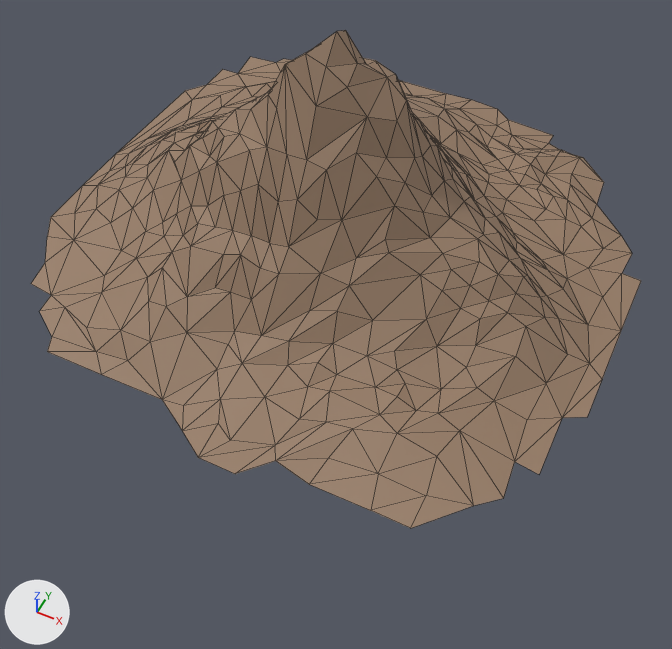
The FBX model Meshes/Mountains/Mountain_04.fbx: old version first, new version second.
Rendered twice from a camera (50 mm lens) standing at (97.0, -194.0, 198.0) and looking at (13.0, -26.0, -12.0). The lights are fixed; the arrows at lower left show +X, +Y and +Z. Mesh edges are drawn as thin lines. Where no turn or scale is listed for an object, it has been applied to the vertices.

Before the edit, the objects in view are built like this:
```python
mat_mountain = principled_material('Mountain')
mat_mountain.base_color = (0.31, 0.205, 0.135)  # brown #977d67
mat_mountain.roughness = 0.69
me_mountain_04 = bpy.data.meshes.new('Mountain_04')
me_mountain_04.from_pydata(...)  # 434 vertices, 814 faces; spans x -85.0..91.0, y -91.0..85.0, z -3.0..76.0
me_mountain_04.materials.append(mat_mountain)  # brown #977d67
ob_mountain_04 = bpy.data.objects.new('Mountain_04', me_mountain_04)
ob_mountain_04.location = (0.0, 0.0, 0.0)
```
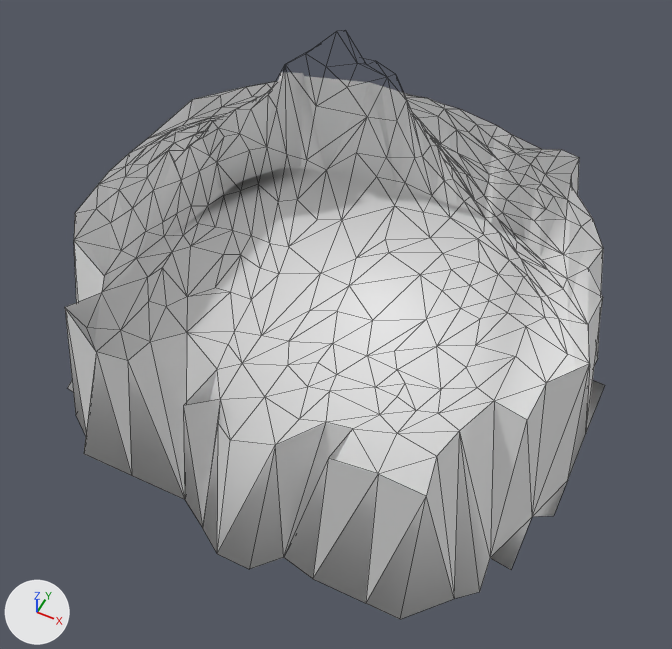
Location of each change, (x1, y1, x2, y2) in pixels of the pictures (672 x 649 px; the box of a moved part takes in the faces that stretch with it):
```json
{"object": "Mountain_04", "change": "surface changed, reshaped", "before": [31, 30, 641, 528], "after": [65, 30, 605, 619], "on screen": "brown to white, 11% narrower, 18% taller"}
{"part": 1, "of": "me_mountain_04", "change": "moved or reshaped", "before": [31, 57, 641, 528], "after": [65, 159, 605, 619]}
```

Edits to the scene script, one JSON object a line:
```json
{"op": "set", "path": "mat_mountain.alpha", "old": "1.0", "new": "0.0"}
{"op": "add", "block": "mat_material_001", "code": ["mat_material_001 = principled_material('Material.001')", "mat_material_001.base_color = (0.8, 0.8, 0.8)  # white #e7e7e7"]}
{"block": "me_mountain_04", "where": "# used by ob_mountain_04; location = (0.0, 0.0, 0.0)"}
{"op": "remove", "block": "me_mountain_04", "code": "me_mountain_04.from_pydata(...)  # 434 vertices, 814 faces; spans x -85.0..91.0, y -91.0..85.0, z -3.0..76.0"}
{"op": "add", "block": "me_mountain_04", "code": "me_mountain_04.from_pydata(...)  # 434 vertices, 815 faces; spans x -85.0..91.0, y -91.0..85.0, z -54.0..76.0"}
{"block": "me_mountain_04", "change": "me_mountain_04 part 1"}
{"block": "me_mountain_04", "change": "52 vertices are removed from x -85.0..91.0, y -91.0..85.0, z -3.0..-1.0"}
{"block": "me_mountain_04", "change": "106 faces are deleted"}
{"block": "me_mountain_04", "change": "52 vertices are added at x -85.0..91.0, y -91.0..85.0, z -54.0..-51.0"}
{"block": "me_mountain_04", "change": "100 new faces join them, mat_material_001 (white #e7e7e7)"}
{"block": "me_mountain_04", "change": "7 new faces join them, mat_mountain (brown #977d67)"}
{"op": "add", "block": "me_mountain_04", "code": "me_mountain_04.materials.append(mat_material_001)  # white #e7e7e7"}
```
